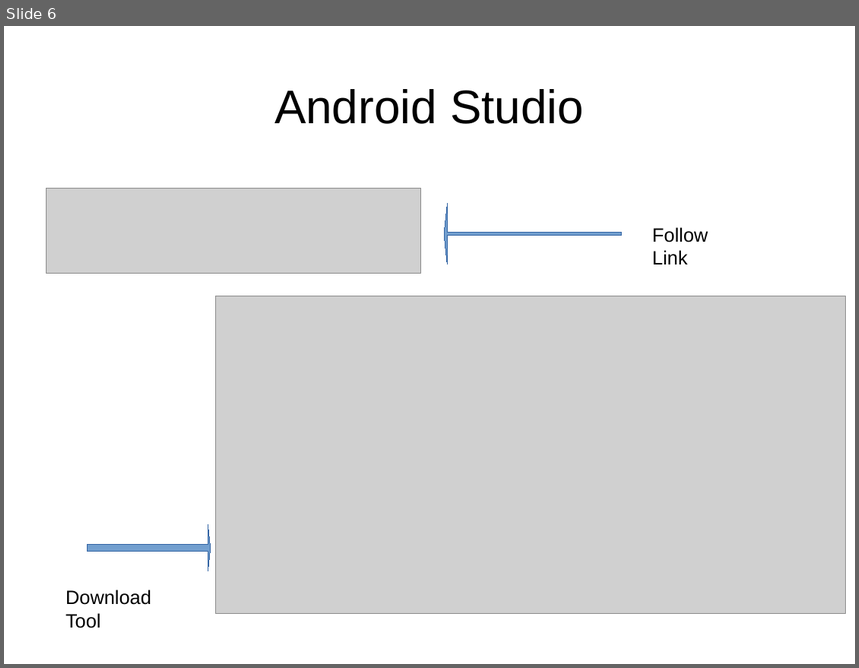
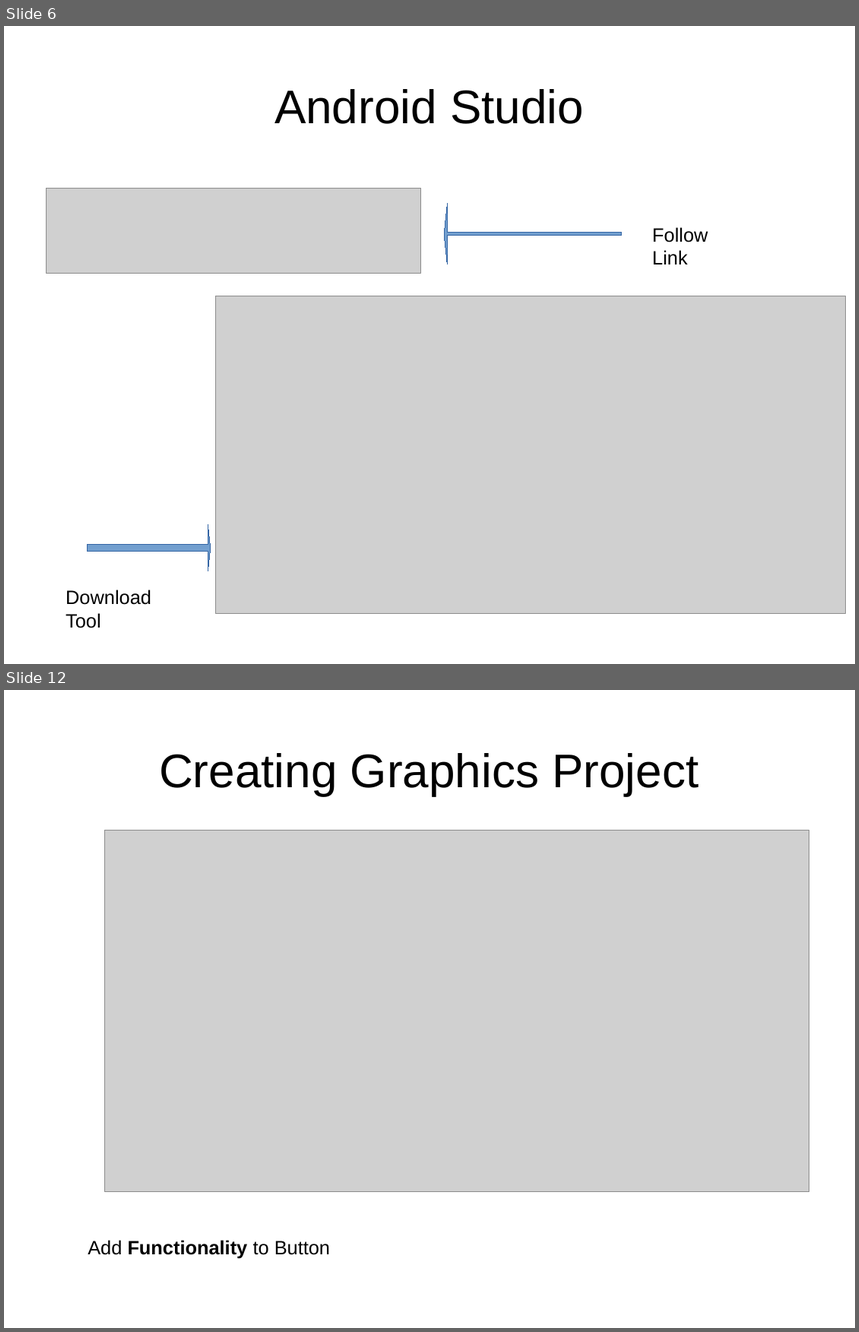
Before and after one commit to shabbir-hussain/ecse321tutF15, a slide deck: 02 - Setting up your computer cont.pptx. Shown one above the other, each under a label of ours: slide 6 before the commit, slides 6 and 12 after it; the slides between them are not shown. The pictures are 859x668 and 859x1332 pixels, drawn with LibreOffice and Linux fonts; fonts in the diff are those of the drawing; grey boxes stand for pictures. Boxes give left, top, right and bottom in pixels: in the first picture for what was removed or moved away, otherwise in the second. Text is boxed around its words. In the diff, an @@ line names an element or a change of style, - is before the commit and + after.

```diff
--- a/02 - Setting up your computer cont.pptx
+++ b/02 - Setting up your computer cont.pptx
@@ slide 12 added at bbox=[4, 690, 855, 1328], background #FFFFFF @@
@@ text added at bbox=[159, 753, 699, 796], 44 pt, text #000000 @@
+Creating Graphics Project
@@ picture added at bbox=[104, 830, 809, 1192] @@
@@ text added at bbox=[88, 1240, 330, 1259], 18 pt, text #000000, bold @@
+Add Functionality to Button
```
Also in this commit, not shown: 2 slides changed, 5 other slides added, 16 other files.
